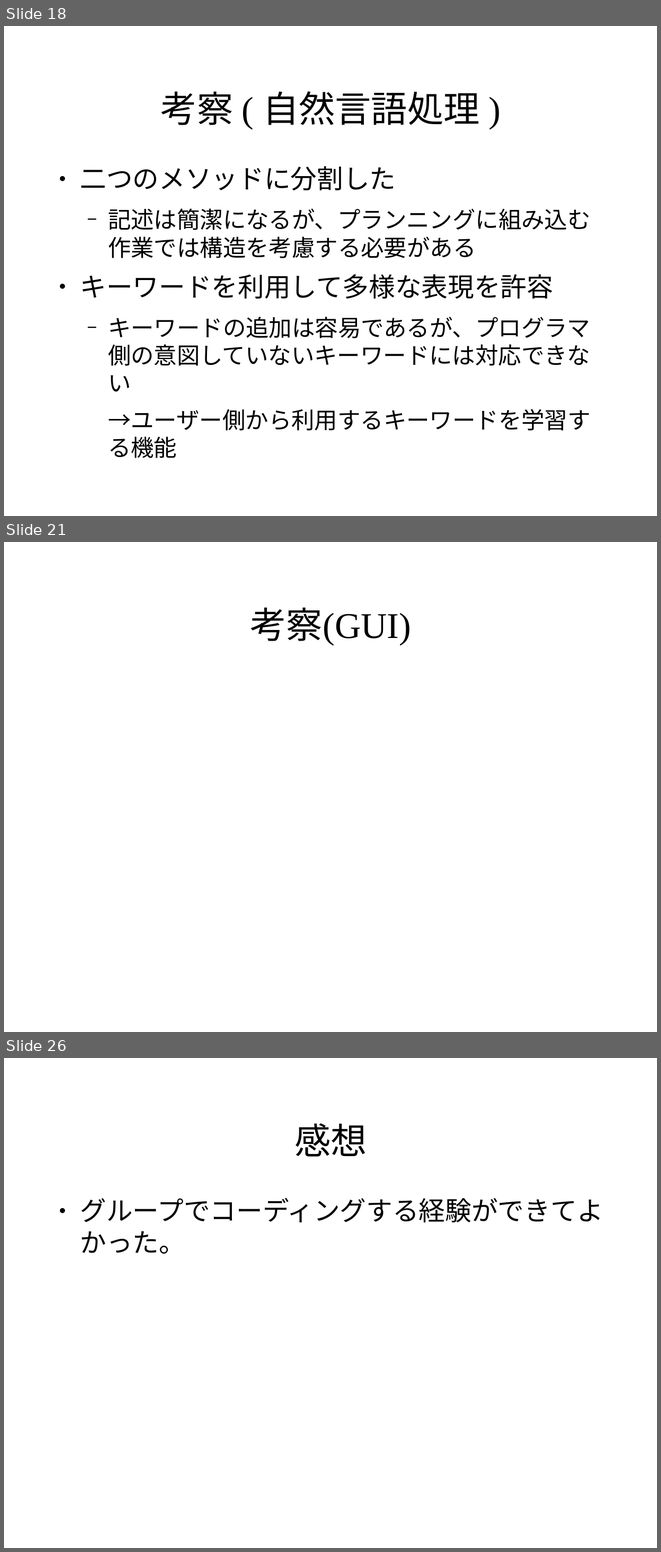
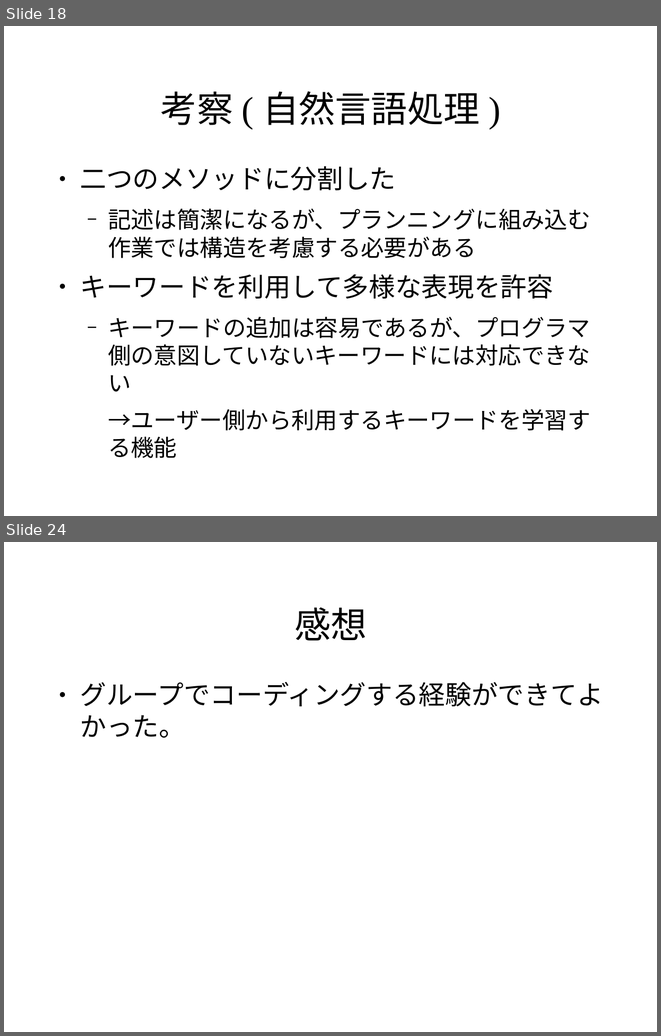
Before and after one commit to pamyupamyu/rep8, a slide deck: グループ1 発表スライド.odp. Shown one above the other, each under a label of ours: slides 18, 21 and 26 before the commit, slides 18 and 24 after it; the slides between them are not shown. The pictures are 661x1552 and 661x1036 pixels, drawn with LibreOffice and Linux fonts; fonts in the diff are those of the drawing; background and template pictures are left out. Boxes give left, top, right and bottom in pixels: in the first picture for what was removed or moved away, otherwise in the second. Text is boxed around its words. In the diff, an @@ line names an element or a change of style, - is before the commit and + after.

```diff
--- a/グループ1 発表スライド.odp
+++ b/グループ1 発表スライド.odp
@@ slide 21 removed at box(4, 542, 657, 1032), background picture (left out) @@
@@ title removed at box(250, 607, 412, 646) @@
-考察(GUI)
@@ what was slide 26 is now slide 24 @@
```
Also in this commit, not shown: 2 slides changed, 3 slides added, 4 other slides removed.
